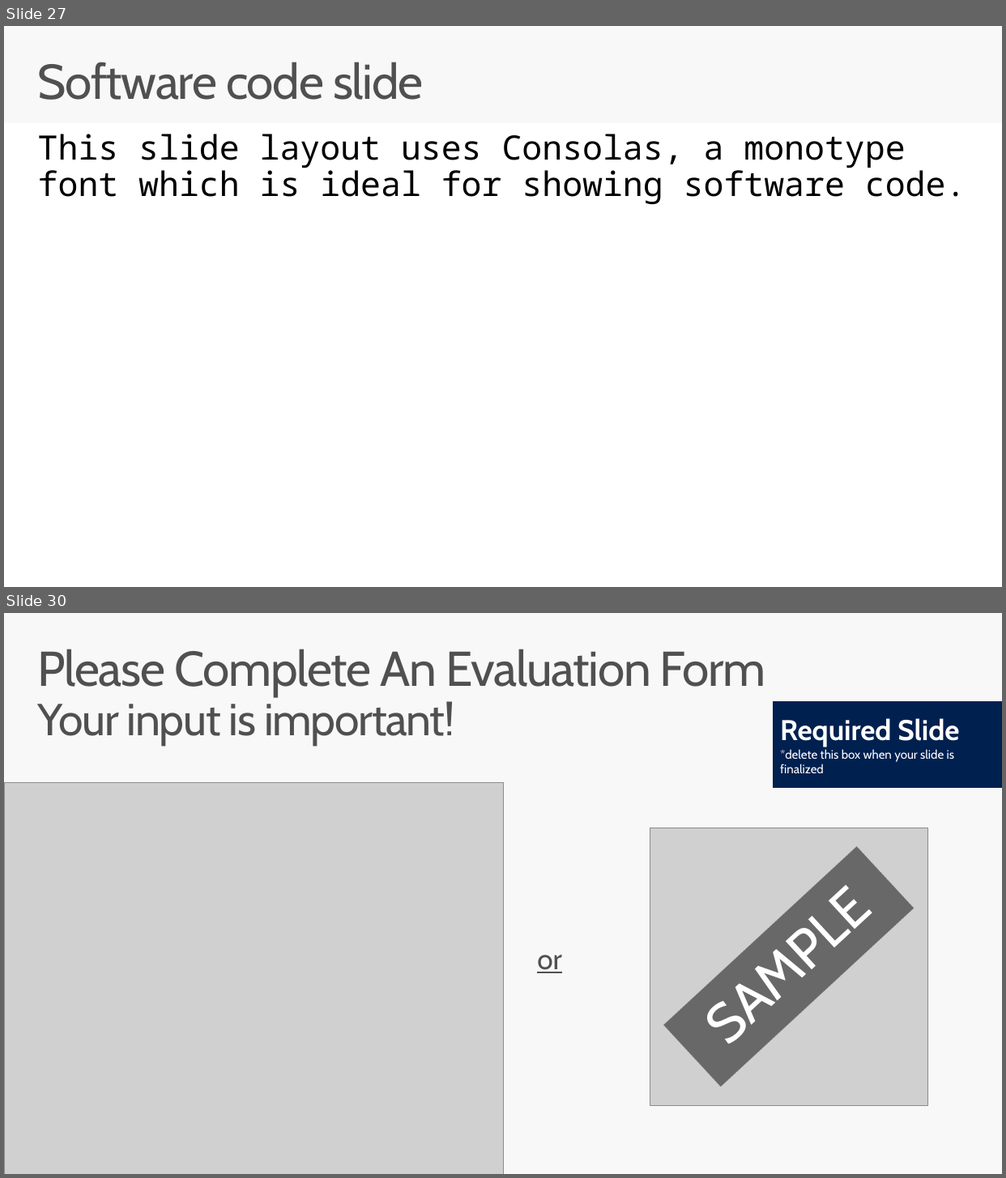
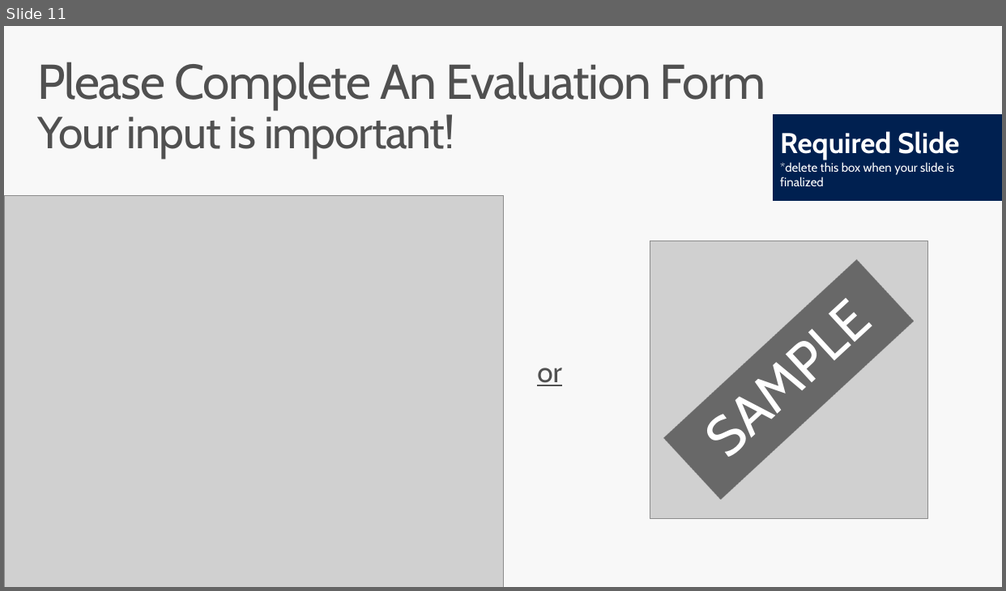
Before and after one commit to Microsoft-Build-2016/CodeLabs-GameDev-3-ANGLE, a slide deck: Presentation.pptx. Shown one above the other, each under a label of ours: slides 27 and 30 before the commit, slide 11 after it; the slides between them are not shown. The pictures are 1006x1178 and 1006x591 pixels, drawn with LibreOffice and Linux fonts; fonts in the diff are those of the drawing; grey boxes stand for pictures. Boxes give left, top, right and bottom in pixels: in the first picture for what was removed or moved away, otherwise in the second. Text is boxed around its words. In the diff, an @@ line names an element or a change of style, - is before the commit and + after.

```diff
--- a/Presentation.pptx
+++ b/Presentation.pptx
@@ slide 27 removed at (4, 26, 1002, 587), background #F8F8F8 @@
@@ title removed at (38, 62, 423, 100) @@
-Software code slide
@@ rectangle removed at (4, 123, 1002, 587) @@
@@ text removed at (38, 134, 966, 204) @@
-This slide layout uses Consolas, a monotype font which is ideal for showing software code.
@@ what was slide 30 is now slide 11 @@
```
Also in this commit, not shown: 1 slide changed, 8 slides added, 48 other slides removed.
